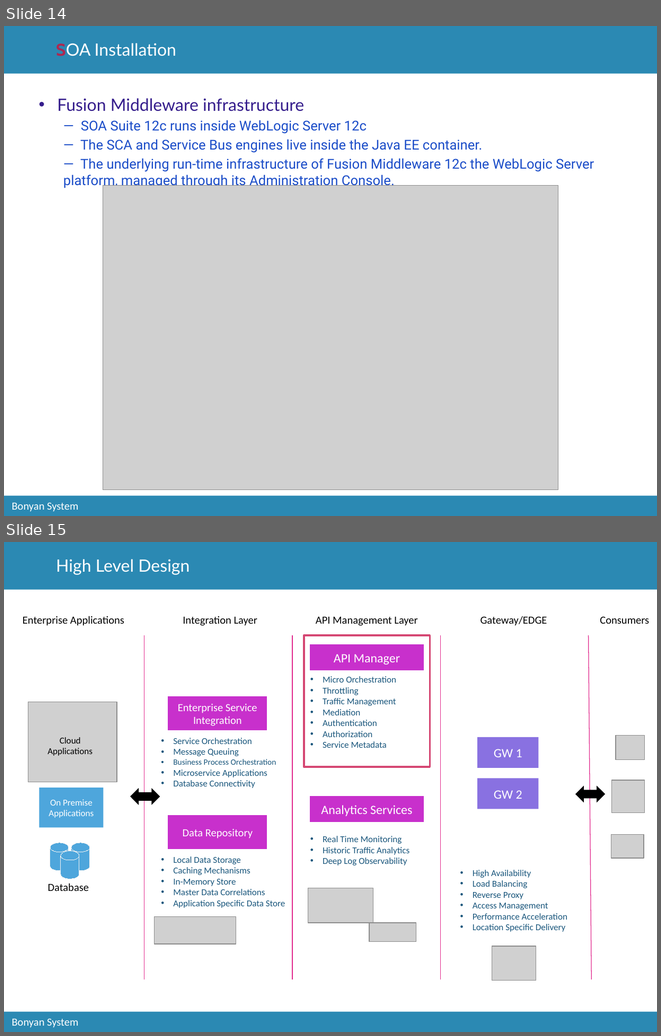
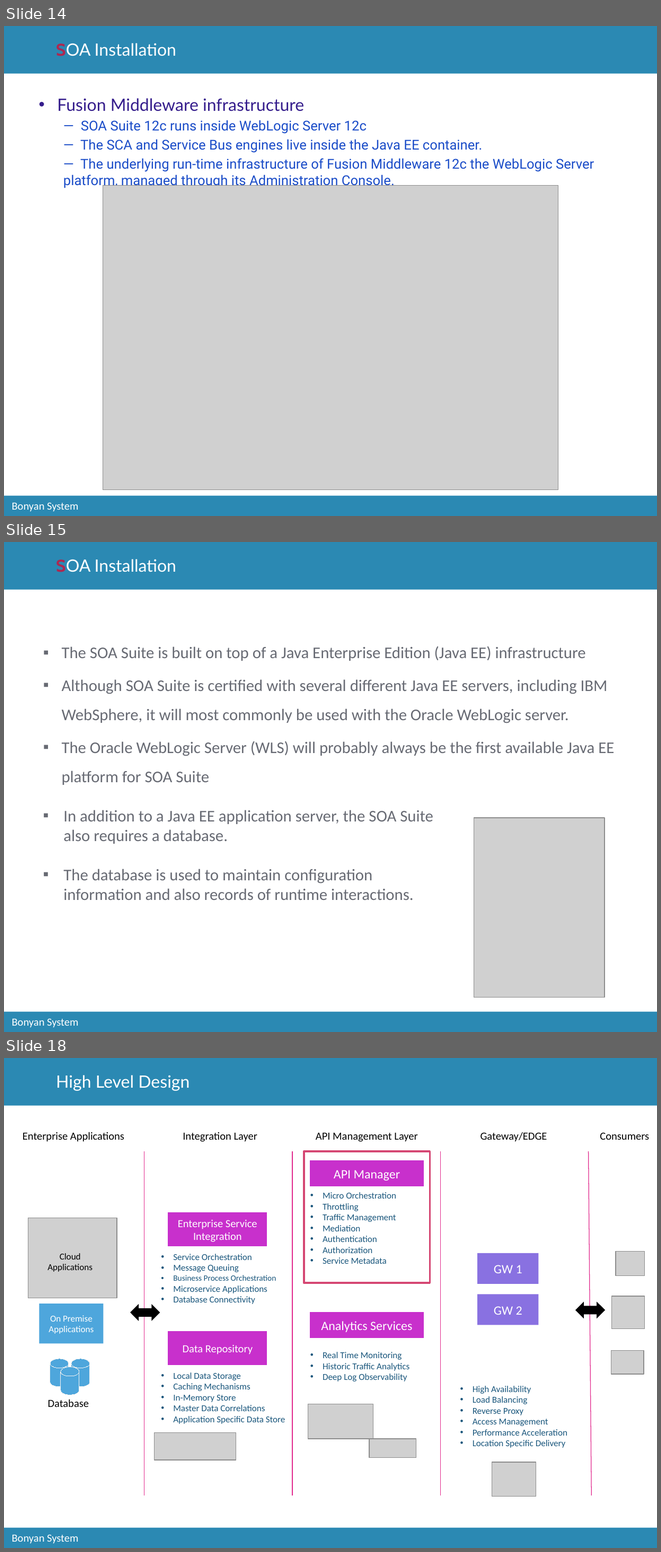
Before and after one commit to catcry/soaTraining, a slide deck: Presentation/soaTrainingPresentation.pptx. Shown one above the other, each under a label of ours: slides 14 and 15 before the commit, slides 14, 15 and 18 after it; the slides between them are not shown. The pictures are 661x1036 and 661x1552 pixels, drawn with LibreOffice and Linux fonts; fonts in the diff are those of the drawing; grey boxes stand for pictures; background and template pictures are left out. Boxes give left, top, right and bottom in pixels: in the first picture for what was removed or moved away, otherwise in the second. Text is boxed around its words. In the diff, an @@ line names an element or a change of style, - is before the commit and + after.

```diff
--- a/Presentation/soaTrainingPresentation.pptx
+++ b/Presentation/soaTrainingPresentation.pptx
@@ slide 15 added at [4,542,657,1032], background #FFFFFF; not listed: 3 template elements that a slide beside it also shows @@
@@ title added at [56,559,176,572], 18.8 pt, text #FFFFFF @@
+SOA Installation
@@ text added at [62,646,614,785], 18 pt, text #676A73 @@
+▪ The SOA Suite is built on top of a Java Enterprise Edition (Java EE) infrastructure
+▪ Although SOA Suite is certified with several different Java EE servers, including IBM WebSphere, it will most commonly be used with the Oracle WebLogic server.
+▪ The Oracle WebLogic Server (WLS) will probably always be the first available Java EE platform for SOA Suite
@@ text added at [63,810,433,900], 18 pt, text #676A73 @@
+▪ In addition to a Java EE application server, the SOA Suite also requires a database.
+▪ The database is used to maintain configuration information and also records of runtime interactions.
@@ picture added at [474,818,604,997] @@
@@ what was slide 15 is now slide 18 @@
```
Also in this commit, not shown: 2 other slides added.
